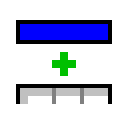
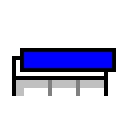
Revision of a layered 128x128 image; what changed, layer by layer:
painted on "caption" over [left=16, top=20, right=116, bottom=72]
removed layer "plus" over [left=52, top=52, right=76, bottom=76]
painted on "table" over [left=12, top=56, right=112, bottom=104]
